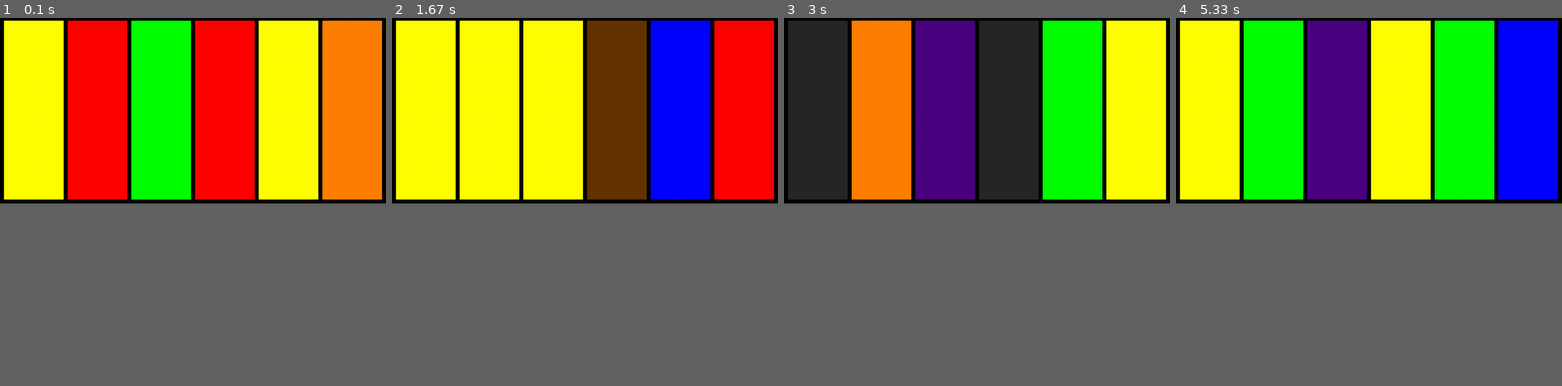
Above: before the commit, frames 1-4 (left to right).
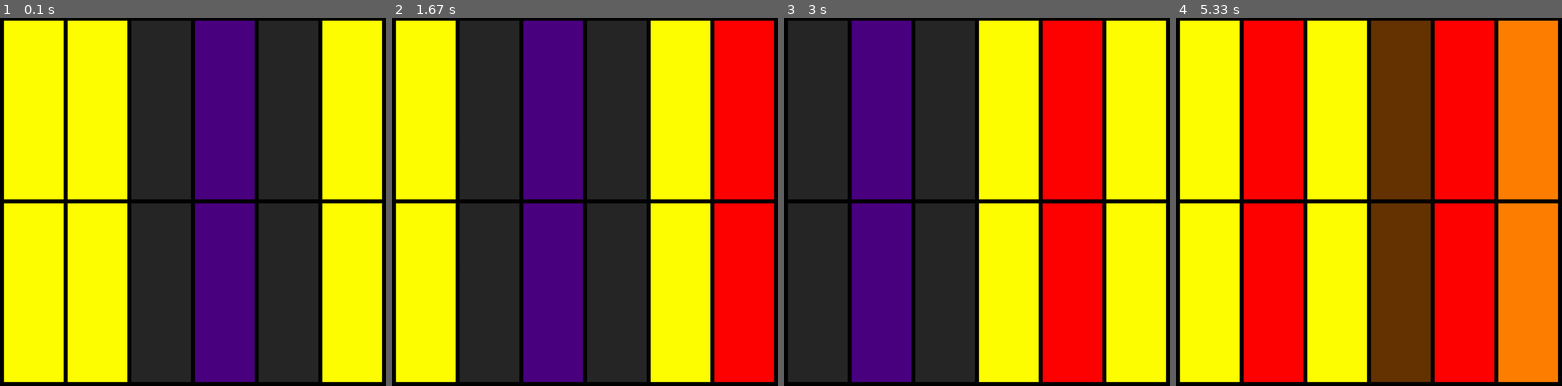
Above: after the commit, the same moments.

Repository: jduffey/watchgirl
Game: pygame game, started from pygametest.py
The game is run twice, just before and just after one commit, with the same random seed, the same clock (stepped at 60 frames per second) and the same inputs.
Inputs:
- Up to frame 1 (0.1 s): no input
- Up to frame 2 (1.67 s): no input
- Up to frame 3 (3 s): no input
- Up to frame 4 (5.33 s): no input
In our replay, the window is 900x436 before the commit and 900x862 after it. These sizes can differ from the game's own. Grey fills any space a smaller window leaves; there, only what the larger window draws over its background counts as a difference.

The runs differ from the first frame. In frame 1, 65% of the frame differs, in the area x 0-100%, y 0-100%; in frame 2, 65%; in frame 3, 65%; in frame 4, 73%.

Commit message:
Icons move sideways; various renamings

Diff:
--- a/pygametest.py
+++ b/pygametest.py
@@ -14,7 +14,7 @@
 ICON_SIZE_Y = 450
 
 NUMBER_OF_COLUMNS = 6
-NUMBER_OF_ROWS = 1
+NUMBER_OF_ROWS = 2
 
 APP_X_SIZE = BORDER_THICKNESS + NUMBER_OF_COLUMNS * ( ICON_SIZE_X + BORDER_THICKNESS )
 APP_Y_SIZE = BORDER_THICKNESS + NUMBER_OF_ROWS * ( ICON_SIZE_Y + BORDER_THICKNESS )
@@ -34,8 +34,8 @@
 SIZE_OF_DIGEST_USED = 64
 
 
-def getColor(currentDigest, whichIconInCurrentRow, whichRow):
-    digitToAssess = currentDigest[whichIconInCurrentRow]
+def getColor(currentDigest, indexOfCurrentDigest):
+    digitToAssess = currentDigest[indexOfCurrentDigest]
 
     case1 = digitToAssess == '0' or digitToAssess == '8'
     case2 = digitToAssess == '1' or digitToAssess == '9'
@@ -88,10 +88,10 @@
     bottomRightX = ICON_SIZE_X
     bottomRightY = ICON_SIZE_Y
     theRectangleToDraw = (topLeftX, topLeftY, bottomRightX, bottomRightY)
-    pygame.draw.rect(screen, getColor(currentDigest, whichIconInCurrentRow, whichRow), theRectangleToDraw)
+    pygame.draw.rect(screen, getColor(currentDigest, 0), theRectangleToDraw)
 
-def generateDigestForCurrentTime(whichIconInCurrentRow):
-    return jedhash.returnTheHash(SECRET, PERIOD_IN_SECONDS, whichIconInCurrentRow)
+def generateDigestForCurrentTime(offset):
+    return jedhash.returnTheHash(SECRET, PERIOD_IN_SECONDS, offset)
 
 def validateNumberOfColumns():
         if(NUMBER_OF_COLUMNS > SIZE_OF_DIGEST_USED):
@@ -115,9 +115,9 @@
 while isDrawingActive:
 
     for whichRow in range(0, NUMBER_OF_ROWS):
-        offset = whichRow * PERIOD_IN_SECONDS
-        currentDigest = generateDigestForCurrentTime(offset)
+
         for whichIconInCurrentRow in range(0, NUMBER_OF_COLUMNS):
+            currentDigest = generateDigestForCurrentTime(whichIconInCurrentRow)
             drawColorIcon(whichIconInCurrentRow, whichRow, currentDigest)
 
     drawHorizontalBorders()
